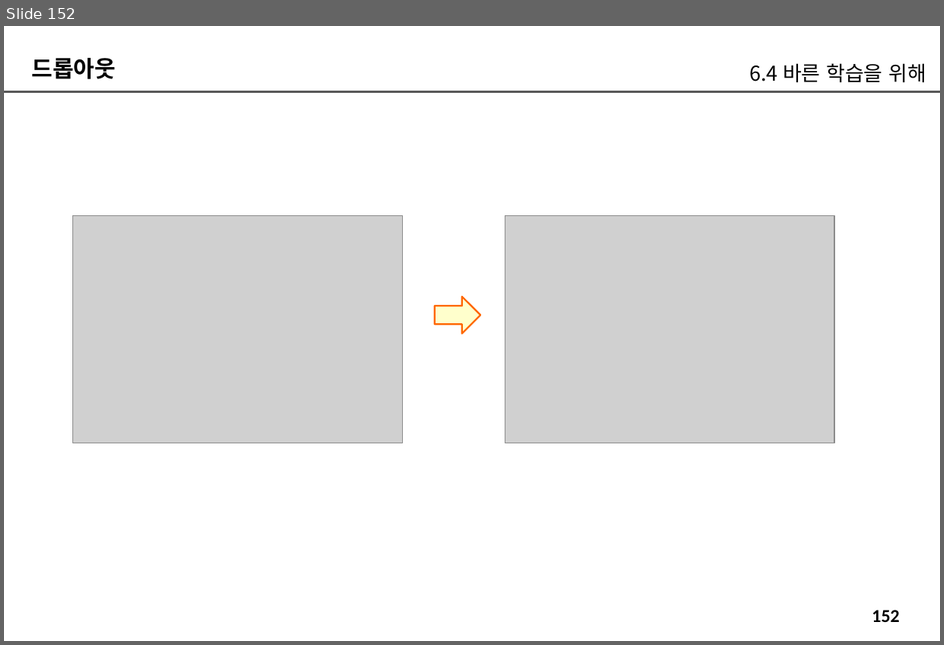
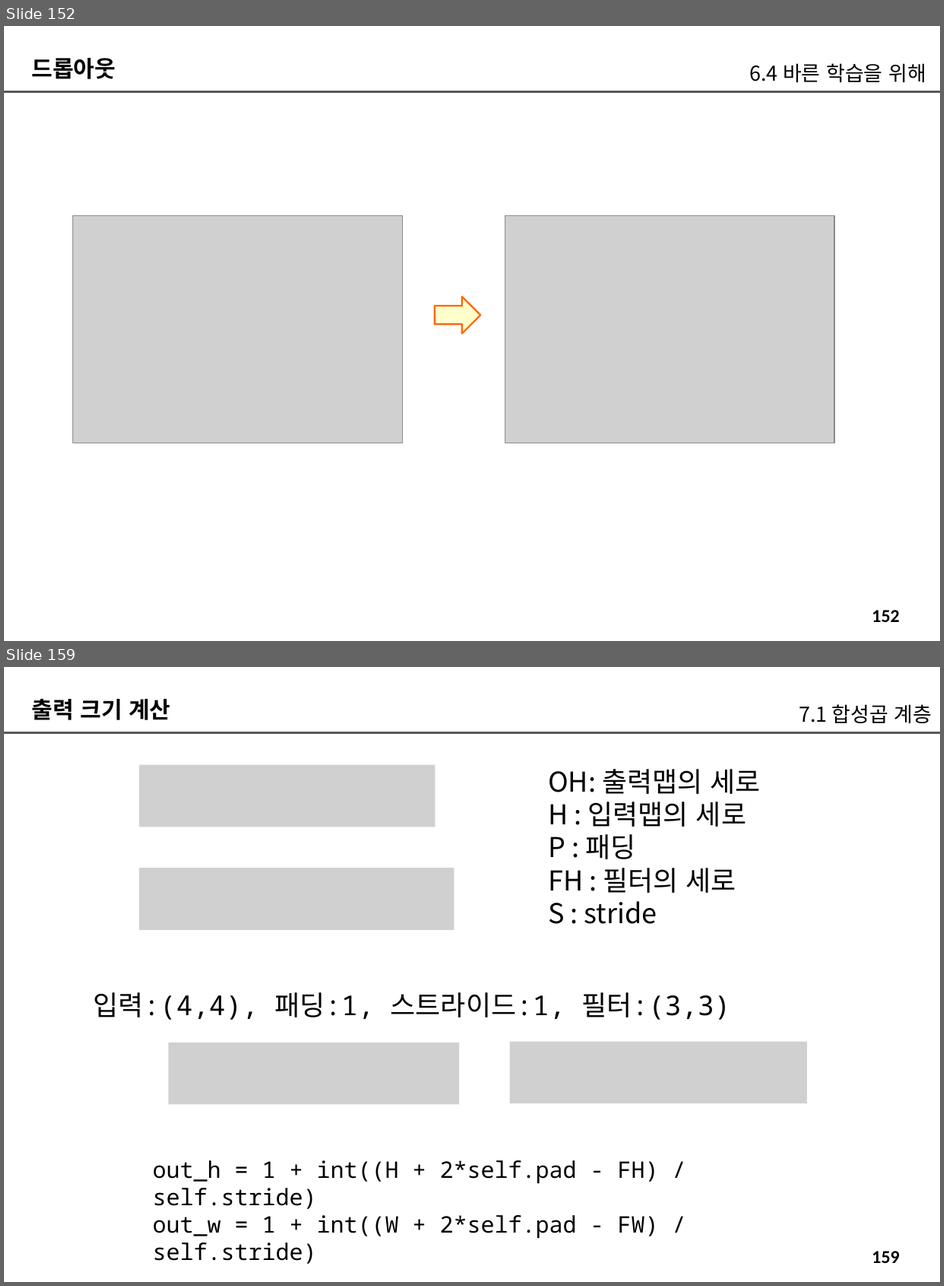
Before and after one commit to imguru-mooc/deep_learning_nlp, a slide deck: 인공지능_자연어처리_2_판서.pptx. Shown one above the other, each under a label of ours: slide 152 before the commit, slides 152 and 159 after it; the slides between them are not shown. The pictures are 944x645 and 944x1286 pixels, drawn with LibreOffice and Linux fonts; fonts in the diff are those of the drawing; grey boxes stand for pictures. Boxes give left, top, right and bottom in pixels: in the first picture for what was removed or moved away, otherwise in the second. Text is boxed around its words. In the diff, an @@ line names an element or a change of style, - is before the commit and + after.

```diff
--- a/인공지능_자연어처리_2_판서.pptx
+++ b/인공지능_자연어처리_2_판서.pptx
@@ slide 159 added at box(4, 667, 940, 1282), background #FFFFFF; not listed: 2 template elements that a slide beside it also shows @@
@@ text added at box(32, 699, 170, 720), 20 pt, text #000000, bold @@
+출력 크기 계산
@@ text added at box(799, 704, 933, 723), 18 pt, text #000000 @@
+7.1 합성곱 계층
@@ picture added at box(139, 764, 435, 827) @@
@@ text added at box(548, 769, 761, 924), 24 pt, text #000000 @@
+OH: 출력맵의 세로
+H : 입력맵의 세로
+P : 패딩
+FH : 필터의 세로
+S : stride
@@ picture added at box(139, 868, 454, 930) @@
@@ text added at box(93, 992, 731, 1020), 24 pt, text #000000 @@
+입력:(4,4), 패딩:1, 스트라이드:1, 필터:(3,3)
@@ picture added at box(168, 1042, 459, 1105) @@
@@ picture added at box(510, 1042, 807, 1104) @@
@@ text added at box(153, 1160, 659, 1264), 20 pt, text #000000 @@
+out_h = 1 + int((H + 2*self.pad - FH) / self.stride)
+out_w = 1 + int((W + 2*self.pad - FW) / self.stride)
```
Also in this commit, not shown: 3 slides changed, 15 other slides added.
